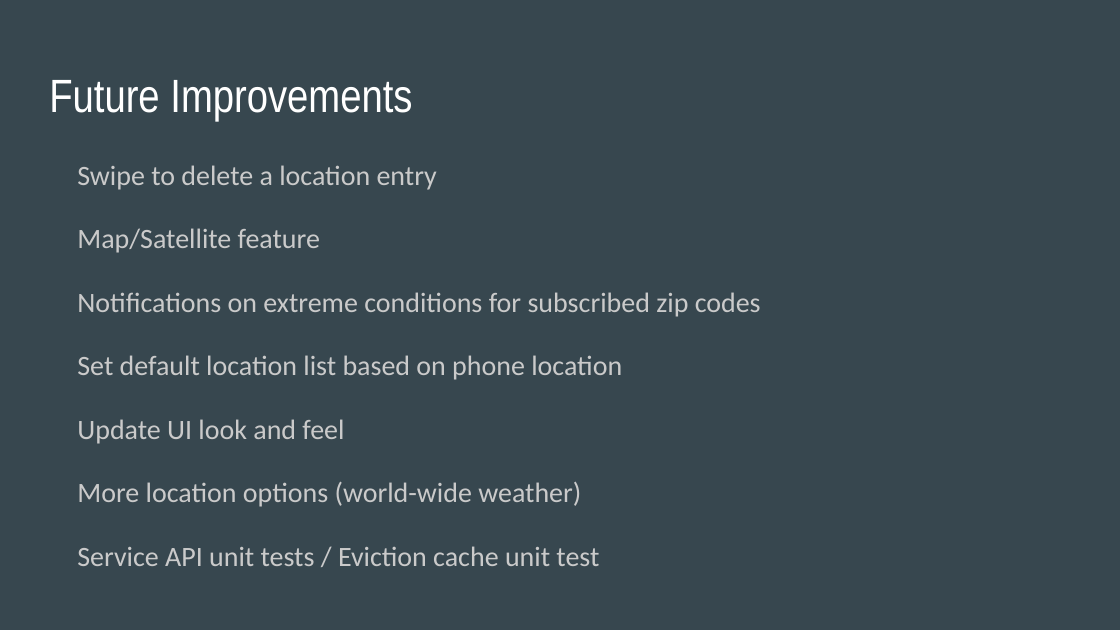
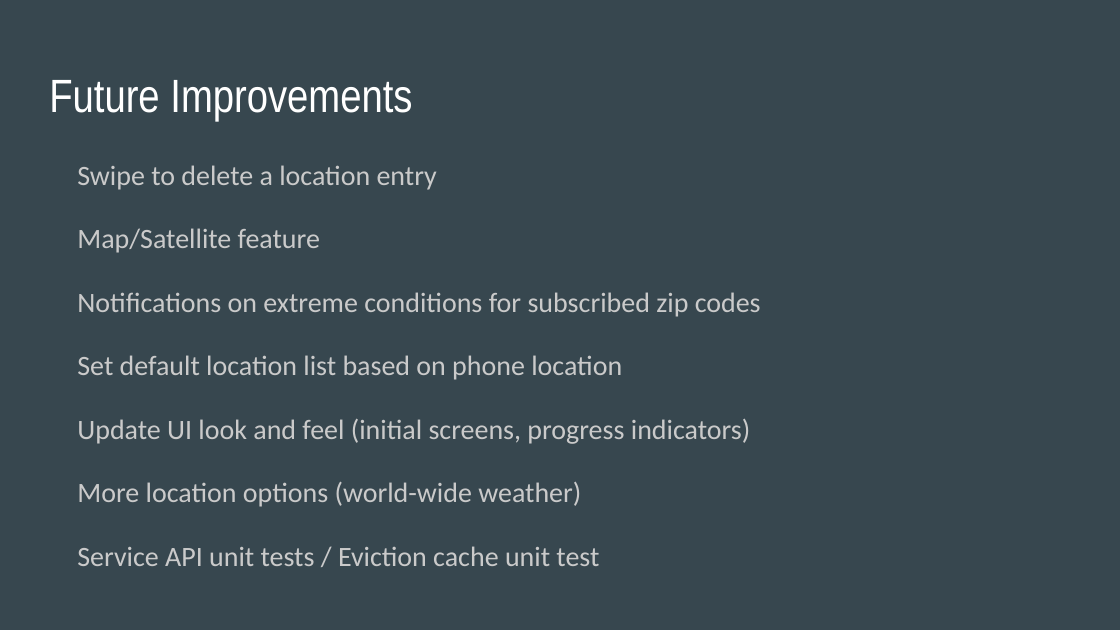
Before and after one commit to laurenyew/WeatherApp, a slide deck: slide 13 of Phunware_Weather_App_Presentation.pptx. Drawn at 1120x630 pixels with LibreOffice and Linux fonts; fonts in the diff are those of the drawing. Boxes give left, top, right and bottom in pixels: in the first picture for what was removed or moved away, otherwise in the second. Text is boxed around its words. In the diff, an @@ line names an element or a change of style, - is before the commit and + after.

Commit message:
Updating presentation

```diff
--- a/Phunware_Weather_App_Presentation.pptx
+++ b/Phunware_Weather_App_Presentation.pptx
@@ text at box(77, 419, 751, 444): text changed @@
-Update UI look and feel
+Update UI look and feel (initial screens, progress indicators)
```
